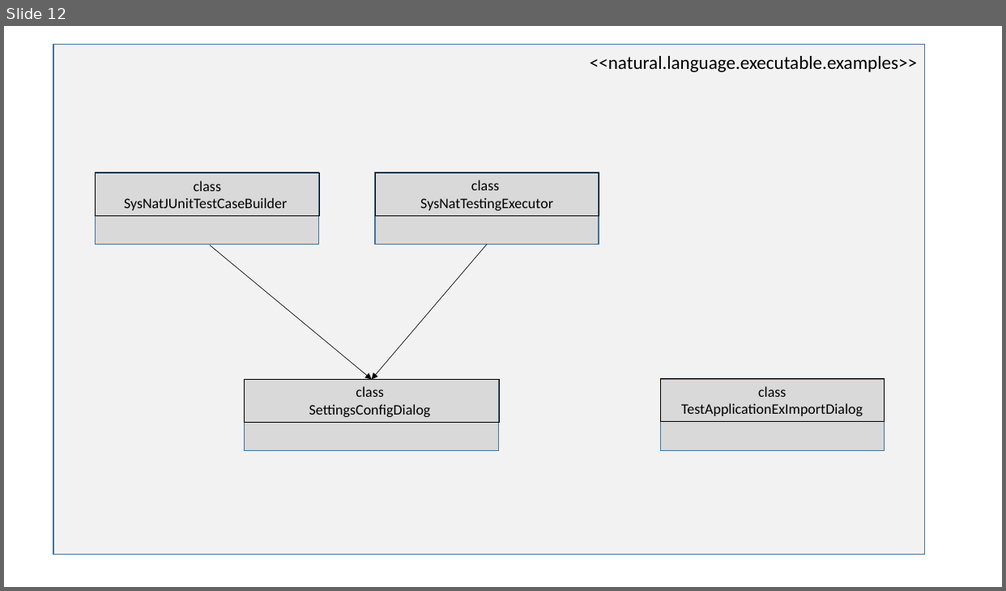
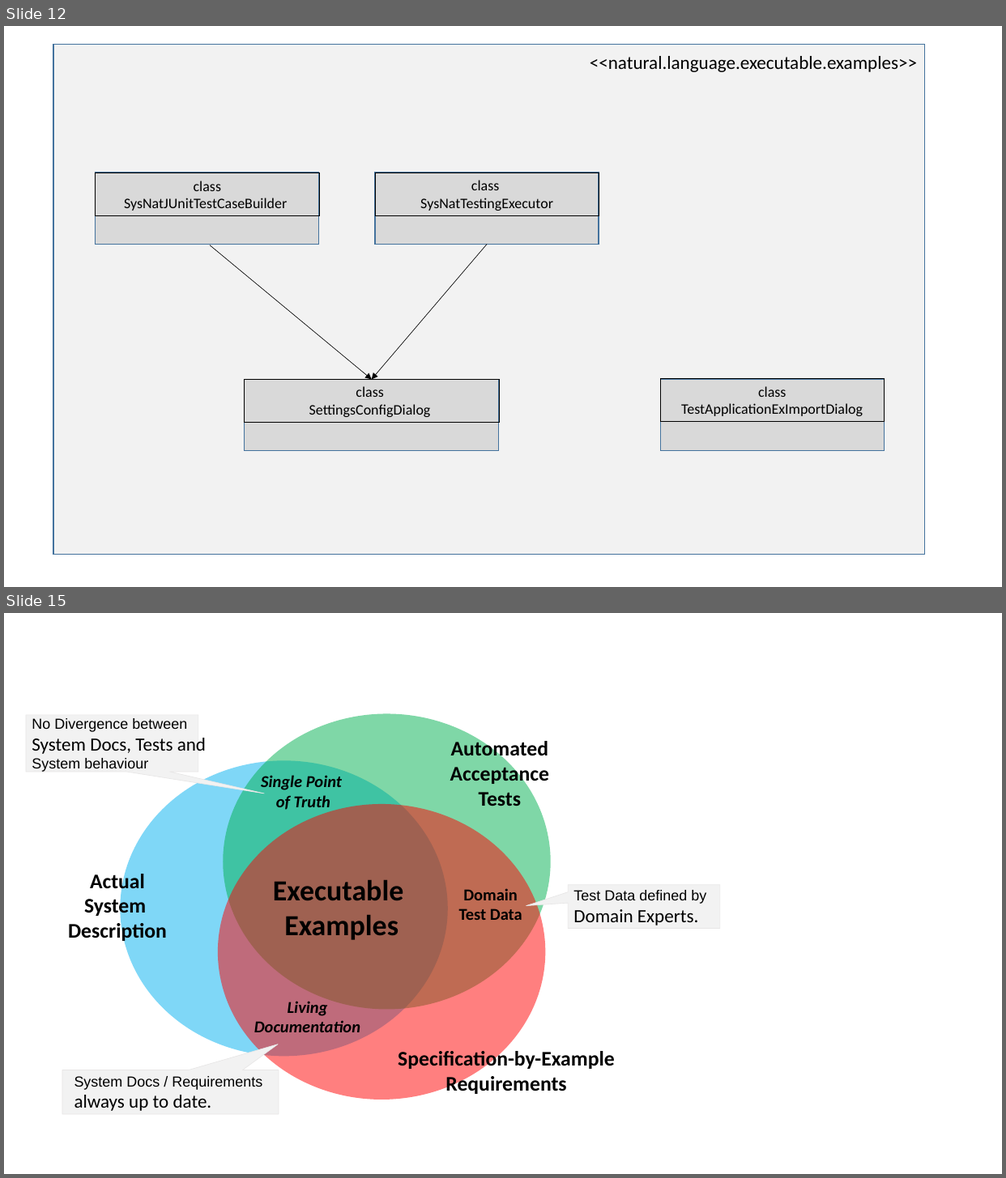
Before and after one commit to iks-gmbh-tools/SysNat, a slide deck: documentation/Figures.pptx. Shown one above the other, each under a label of ours: slide 12 before the commit, slides 12 and 15 after it; the slides between them are not shown. The pictures are 1006x591 and 1006x1178 pixels, drawn with LibreOffice and Linux fonts; fonts in the diff are those of the drawing. Boxes give left, top, right and bottom in pixels: in the first picture for what was removed or moved away, otherwise in the second. Text is boxed around its words. In the diff, an @@ line names an element or a change of style, - is before the commit and + after.

Commit message:
new figures for documentation

```diff
--- a/documentation/Figures.pptx
+++ b/documentation/Figures.pptx
@@ slide 15 added at <box>4,613,1002,1174</box>, background #FFFFFF @@
@@ speech box added at <box>26,715,198,772</box>, fill #F2F2F2, outline #E7E6E6 0.5 pt, 14 pt, text #000000 @@
+No Divergence between
+System Docs, Tests and
+System behaviour
@@ ellipse added at <box>224,714,552,1010</box>, fill #00B050 at 50% opacity @@
@@ text added at <box>450,739,550,806</box>, 20 pt, text #000000, bold @@
+Automated
+Acceptance
+Tests
@@ ellipse added at <box>120,760,448,1056</box>, fill #00B0F0 at 50% opacity @@
@@ text added at <box>261,775,342,812</box>, 16 pt, text #000000, bold, italic @@
+Single Point
+of Truth
@@ ellipse added at <box>218,804,546,1100</box>, fill #FF0000 at 50% opacity @@
@@ text added at <box>68,871,167,943</box>, 20 pt, text #000000, bold @@
+Actual
+System
+Description
@@ text added at <box>273,880,403,940</box>, 28 pt, text #000000, bold @@
+Executable
+Examples
@@ text added at <box>459,888,522,920</box>, 16 pt, text #000000, bold @@
+Domain
+Test Data
@@ speech box added at <box>568,884,720,928</box>, fill #F2F2F2, outline #E7E6E6 0.5 pt, 14 pt, text #000000 @@
+Test Data defined by
+Domain Experts.
@@ text added at <box>254,1001,360,1033</box>, 16 pt, text #000000, bold, italic @@
+Living
+Documentation
@@ text added at <box>398,1049,615,1094</box>, 20 pt, text #000000, bold @@
+Specification-by-Example
+Requirements
@@ speech box added at <box>62,1071,279,1114</box>, fill #F2F2F2, outline #E7E6E6 0.5 pt, 14 pt, text #000000 @@
+System Docs / Requirements
+always up to date.
```
Also in this commit, not shown: 3 other slides added, 4 other files.
